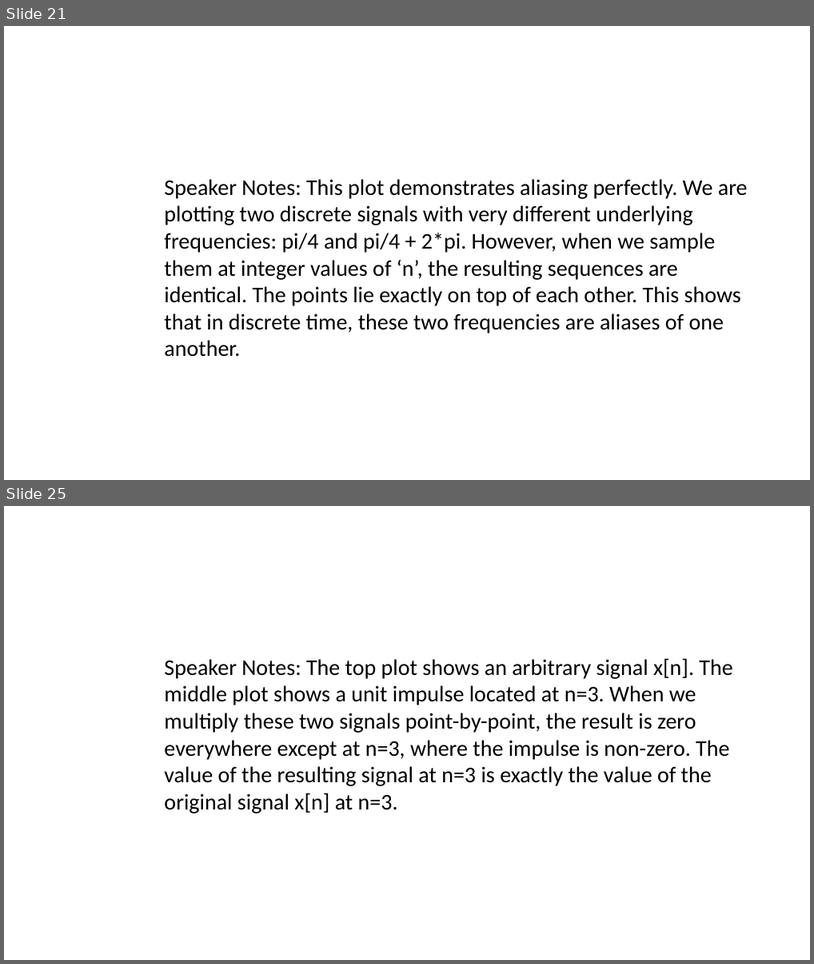
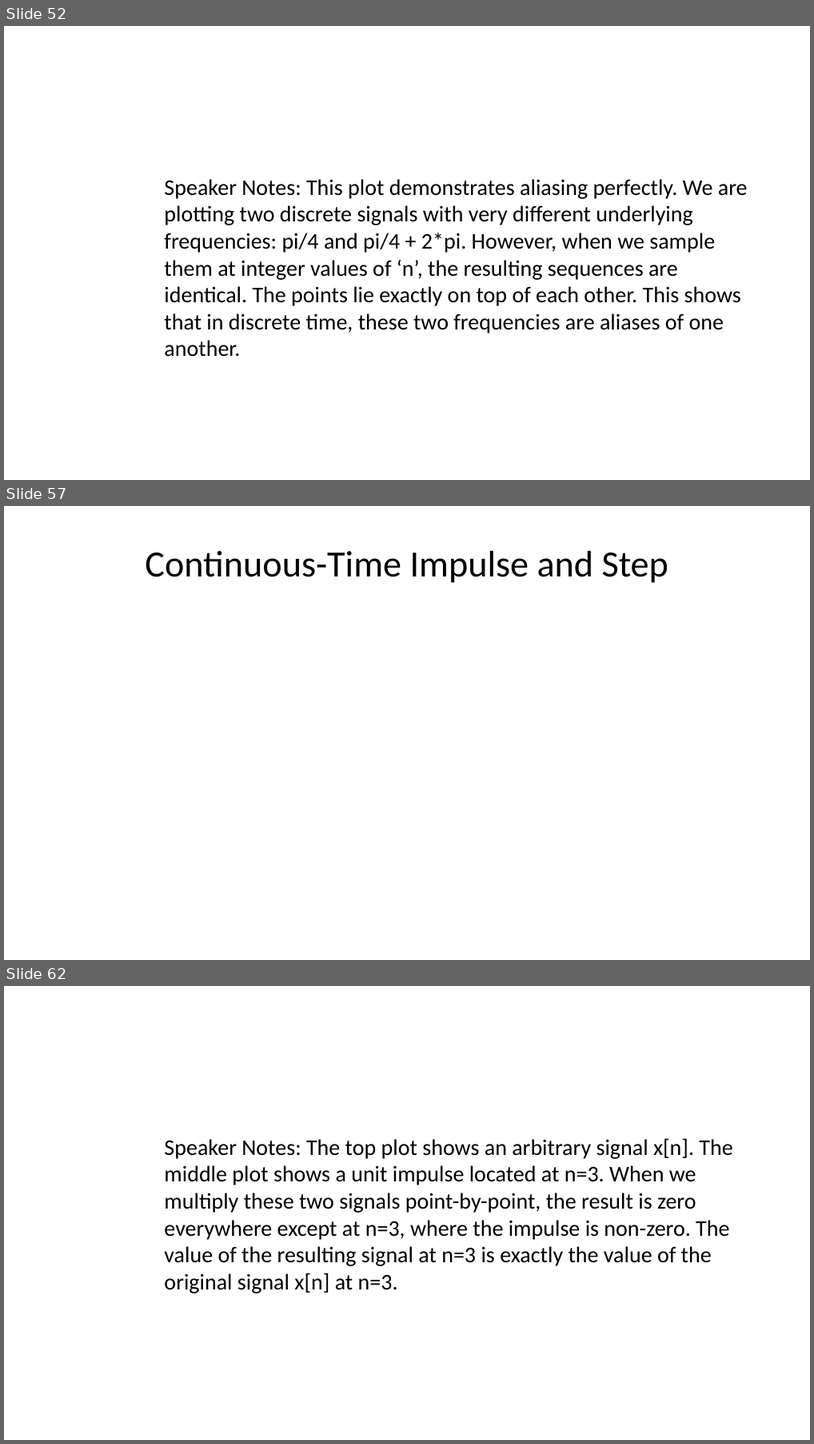
Before and after one commit to spakcjl/IntroductionToMedicalPhysics, a slide deck: presentation.pptx. Shown one above the other, each under a label of ours: slides 21 and 25 before the commit, slides 52, 57 and 62 after it; the slides between them are not shown. The pictures are 814x964 and 814x1444 pixels, drawn with LibreOffice and Linux fonts; fonts in the diff are those of the drawing. Boxes give left, top, right and bottom in pixels: in the first picture for what was removed or moved away, otherwise in the second. Text is boxed around its words. In the diff, an @@ line names an element or a change of style, - is before the commit and + after.

```diff
--- a/presentation.pptx
+++ b/presentation.pptx
@@ slide 57 added at [4,506,810,960], background #FFFFFF @@
@@ title added at [145,551,669,583], 33 pt, text #000000 @@
+Continuous-Time Impulse and Step
@@ what was slide 21 is now slide 52 @@
@@ what was slide 25 is now slide 62 @@
```
Also in this commit, not shown: 9 slides changed, 60 other slides added, 16 slides removed, 1 other file.
